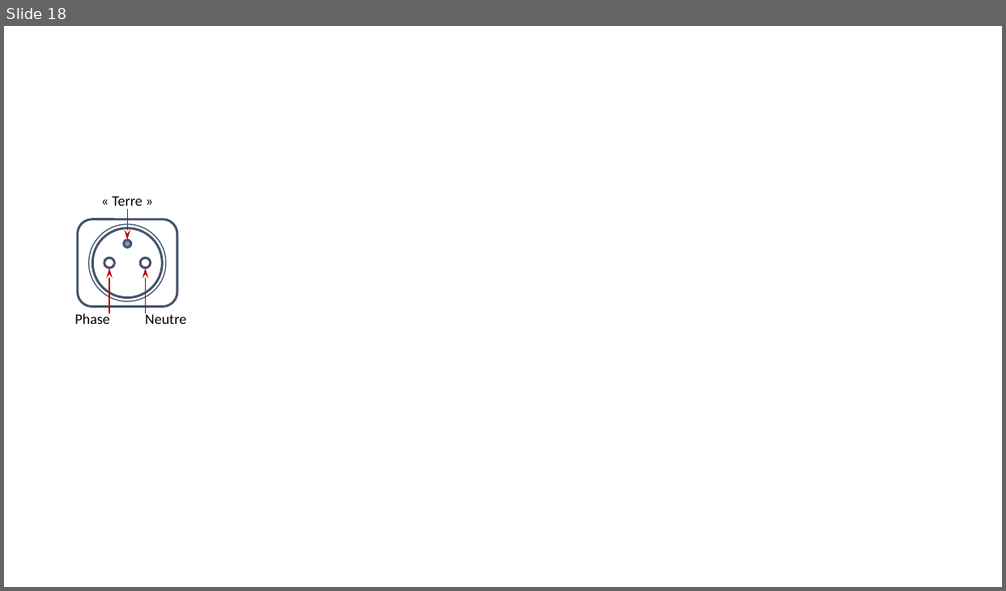
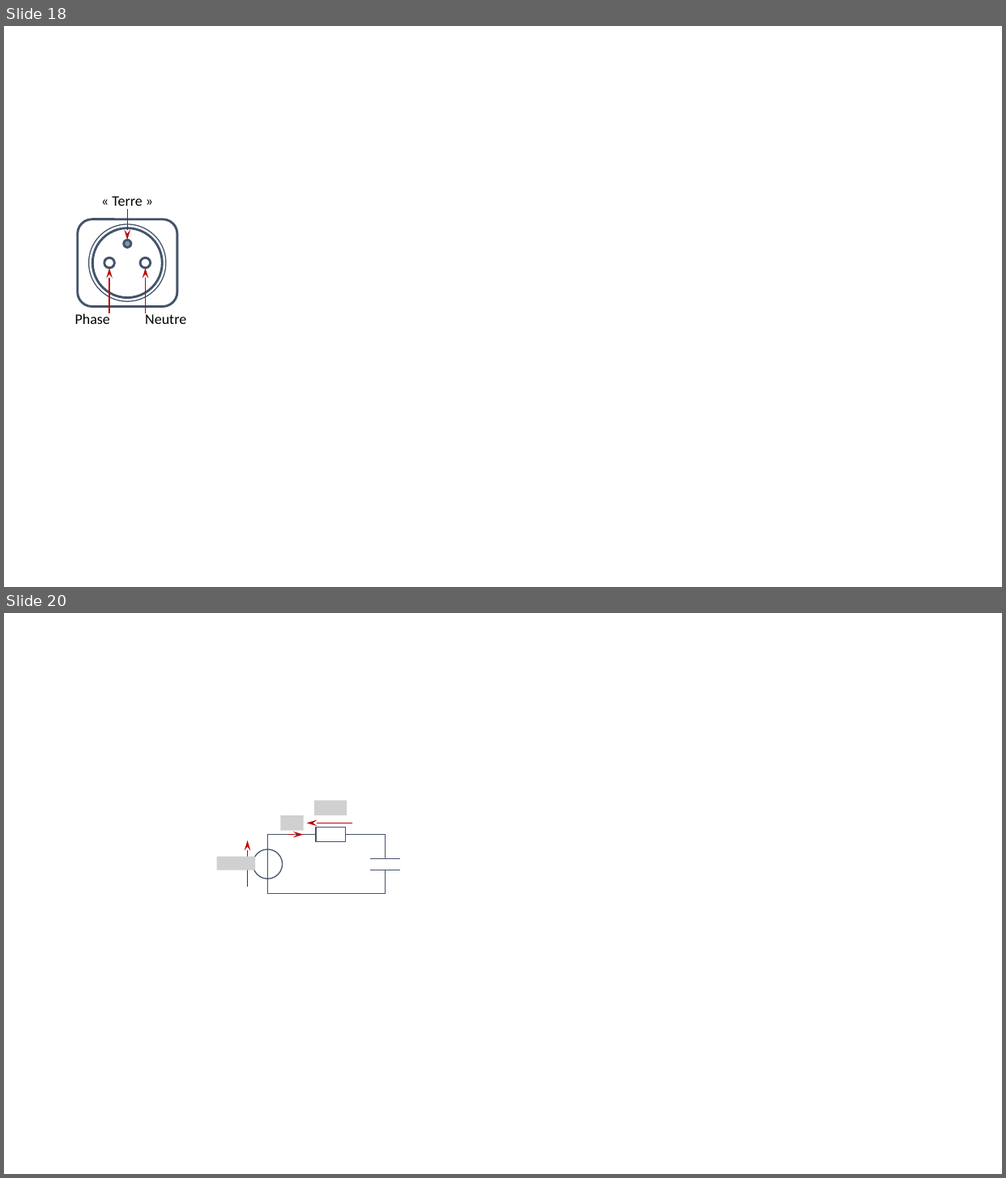
Before and after one commit to xpessoles/PT_GenieElectrique, a slide deck: 04_SourceSinusoidale/04_SourceSinusoidale.pptx. Shown one above the other, each under a label of ours: slide 18 before the commit, slides 18 and 20 after it; the slides between them are not shown. The pictures are 1006x591 and 1006x1178 pixels, drawn with LibreOffice and Linux fonts; fonts in the diff are those of the drawing; grey boxes stand for pictures; background and template pictures are left out. Boxes give left, top, right and bottom in pixels: in the first picture for what was removed or moved away, otherwise in the second. Text is boxed around its words. In the diff, an @@ line names an element or a change of style, - is before the commit and + after.

```diff
--- a/04_SourceSinusoidale/04_SourceSinusoidale.pptx
+++ b/04_SourceSinusoidale/04_SourceSinusoidale.pptx
@@ slide 20 added at [4,613,1002,1174], background #FFFFFF @@
@@ picture added at [314,800,347,815] @@
@@ picture added at [280,815,304,831] @@
@@ arrow added from (353, 824) to (306, 824), #C00000 1 pt @@
@@ rectangle added at [316,828,345,842], fill #FFFFFF, outline #44546A 1 pt @@
@@ arrow added from (247, 886) to (247, 841), #C00000 1 pt @@
@@ ellipse added at [253,850,283,879], outline #44546A 1 pt @@
@@ rectangle added at [267,835,385,894], outline #44546A 1 pt @@
@@ arrow added from (288, 835) to (304, 835), #C00000 1 pt @@
@@ picture added at [216,856,255,871] @@
@@ rectangle added at [370,858,399,870], fill #FFFFFF @@
@@ line added from (400, 859) to (371, 859), #44546A 1 pt @@
@@ line added from (400, 871) to (371, 871), #44546A 1 pt @@
```
Also in this commit, not shown: 1 other slide added, 4 other files.
